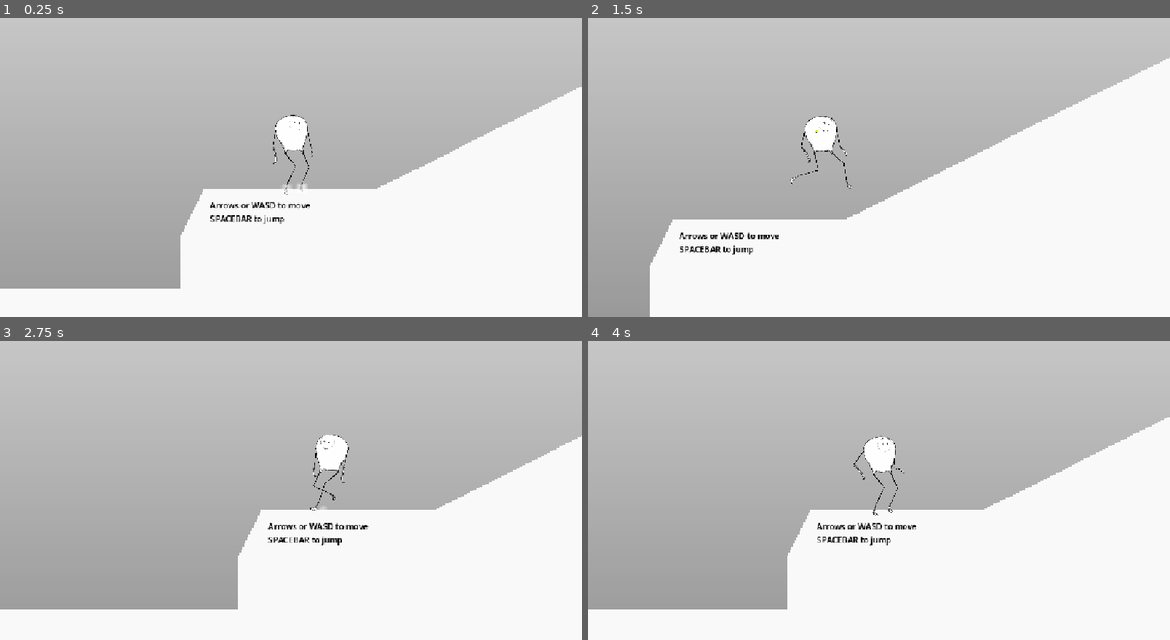
Above: before the commit, frames 1-4 (two rows, left to right).
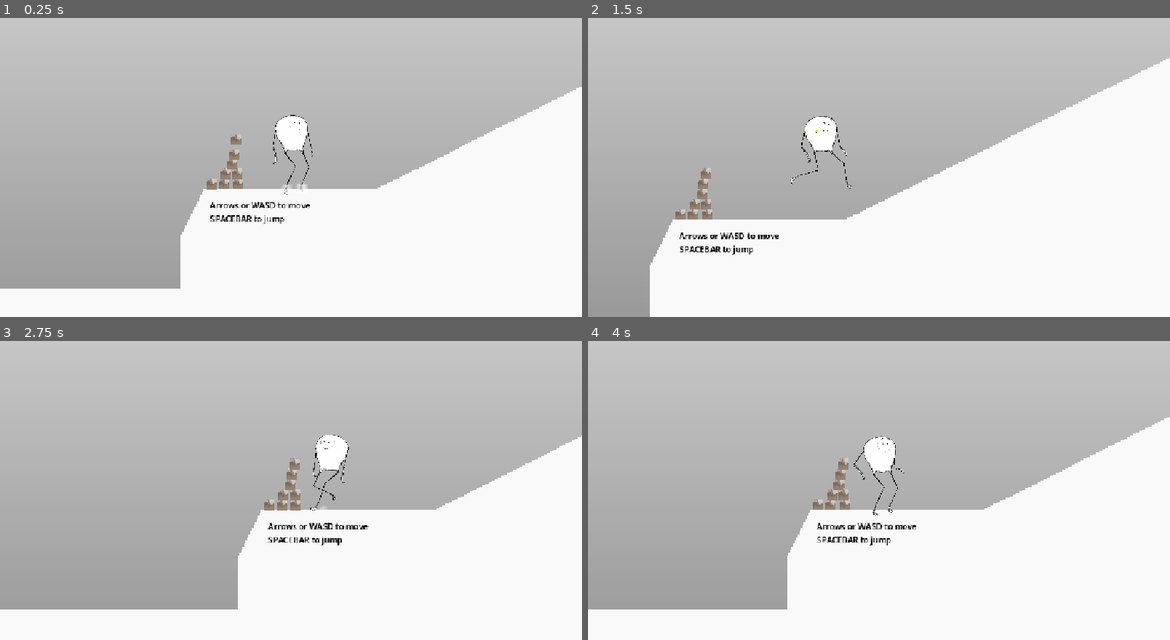
Above: after the commit, the same moments.

Repository: markguinn/wheel-of-worlds
Game: Godot game, scene res://stages/world0/world_0.tscn
Two runs of this game, one before a commit and one after it. Both use one fixed random seed, a clock stepped at 60 frames per second and the inputs below. This scene is started directly instead of the project's main scene.
Inputs (mouse positions are in pixels of both pictures, inside the frame that each line leads up to):
- Up to frame 1 (0.25 s): no input
- Up to frame 2 (1.5 s): tap Enter (interact) at 0.5 s; move the mouse to (1007, 137) at 0.52 s; hold Right (right) 0.53-1.25 s; hold Enter (interact) 0.53-1.25 s; click (1007, 137) at 0.67 s; tap Space (jump) at 0.77 s; drag from (762, 170) to (849, 218) at 1.27 s
- Up to frame 3 (2.75 s): move the mouse to (349, 403) at 2.02 s; hold Left (left) from 2.03 s (still down); tap 0 at 2.1 s
- Up to frame 4 (4 s): release Left (left) at 2.75 s; drag from (849, 541) to (704, 427) at 2.77 s; move the mouse to (1053, 526) at 3.52 s; hold Right (right) from 3.53 s (still down); tap 8 at 3.6 s; tap Space (jump) at 3.77 s

The runs differ from the first frame. In frame 1, 0.4% of the frame differs, in the area x 35-42%, y 38-58%; in frame 2, 0.4%; in frame 3, 0.4%, in the area x 45-52%, y 39-57%; in frame 4, 0.4%.

Commit message:
debris props (piles of boxes)

Diff:
--- a/actors/player/player.tscn
+++ b/actors/player/player.tscn
@@ -25,6 +25,10 @@
 [ext_resource type="AudioStream" uid="uid://dvs04bomaqwne" path="res://_temp_replace_me_please/sfx-noise-short.wav" id="22_yeioo"]
 [ext_resource type="AudioStream" uid="uid://ds2wv0wraqr8b" path="res://_temp_replace_me_please/sfx-noise-mid.wav" id="23_qct7d"]
 
+[sub_resource type="CapsuleShape2D" id="CapsuleShape2D_nsxbo"]
+radius = 28.0
+height = 192.0
+
 [sub_resource type="CapsuleShape2D" id="CapsuleShape2D_8afob"]
 radius = 18.0
 height = 130.0
@@ -1397,6 +1401,19 @@
 holding_hand = NodePath("Sprite/GuidePoints/ArmL")
 resting_point = NodePath("Sprite/GuidePoints/PlankRestingPoint")
 
+[node name="DebrisOnlyRigidBody" type="RigidBody2D" parent="." unique_id=128385826]
+position = Vector2(-8, 62)
+collision_layer = 32768
+collision_mask = 32768
+can_sleep = false
+freeze = true
+freeze_mode = 1
+
+[node name="DebrisCollider" type="CollisionShape2D" parent="DebrisOnlyRigidBody" unique_id=2115409945]
+position = Vector2(8, -62)
+shape = SubResource("CapsuleShape2D_nsxbo")
+debug_color = Color(0.9137255, 0, 0.7254902, 0)
+
 [node name="NormalCollision" type="CollisionShape2D" parent="." unique_id=120194031]
 shape = SubResource("CapsuleShape2D_8afob")
 
@@ -1502,8 +1519,8 @@
 
 [node name="HandR" type="Bone2D" parent="Sprite/Skeleton2D/Hips/ArmR" unique_id=88591762]
 position = Vector2(0, 32)
-rotation = -0.25659505
-scale = Vector2(0.9999994, 0.9999994)
+rotation = -0.25659508
+scale = Vector2(0.99999934, 0.99999934)
 rest = Transform2D(0.99928516, -0.03780409, 0.03780409, 0.99928516, 0, 32)
 auto_calculate_length_and_angle = false
 length = 32.0
@@ -1513,14 +1530,14 @@
 [node name="ArmL" type="Bone2D" parent="Sprite/Skeleton2D/Hips" unique_id=1793998611]
 position = Vector2(28, -36)
 rotation = -0.16663715
-scale = Vector2(0.9999994, 0.9999994)
+scale = Vector2(0.99999934, 0.99999934)
 rest = Transform2D(0.9953148, -0.09668779, 0.09668779, 0.9953148, 28, -36)
 metadata/_local_pose_override_enabled_ = true
 
 [node name="HandL" type="Bone2D" parent="Sprite/Skeleton2D/Hips/ArmL" unique_id=1933907137]
 position = Vector2(1.399125, 37.310078)
-rotation = 0.13705108
-scale = Vector2(0.9999994, 0.9999994)
+rotation = 0.13705109
+scale = Vector2(0.99999934, 0.99999934)
 rest = Transform2D(0.998, 0.064, -0.064, 0.998, 4, 36)
 auto_calculate_length_and_angle = false
 length = 21.0
@@ -1646,7 +1663,7 @@
 
 [node name="Head" type="Sprite2D" parent="Sprite/Parts" unique_id=857872474]
 position = Vector2(9.998785, -62.99238)
-rotation = -0.051273502
+rotation = -0.051273547
 scale = Vector2(0.2998488, 0.2998488)
 texture = ExtResource("5_bop6h")
 
@@ -1727,7 +1744,7 @@
 [node name="DizzyParticles" type="GPUParticles2D" parent="Sprite/VFX" unique_id=806147118]
 unique_name_in_owner = true
 position = Vector2(9.998785, -62.99238)
-rotation = -1.4998968
+rotation = -1.4998969
 scale = Vector2(0.99973387, 0.99973387)
 emitting = false
 amount = 6
--- /dev/null
+++ b/props/debris/pile_of_boxes.tscn
@@ -0,0 +1,29 @@
+[gd_scene format=3 uid="uid://ca6l7rdg7ytm5"]
+
+[ext_resource type="PackedScene" uid="uid://cef70aw2g8uqh" path="res://props/debris/small_box.tscn" id="1_wm1qe"]
+
+[node name="pile-of-boxes" type="Node2D" unique_id=1432650709]
+
+[node name="small-box" parent="." unique_id=1304767674 instance=ExtResource("1_wm1qe")]
+position = Vector2(14, -15)
+
+[node name="small-box2" parent="." unique_id=2106266242 instance=ExtResource("1_wm1qe")]
+position = Vector2(13, -39)
+
+[node name="small-box3" parent="." unique_id=1924811303 instance=ExtResource("1_wm1qe")]
+position = Vector2(-13, -14)
+
+[node name="small-box4" parent="." unique_id=762518529 instance=ExtResource("1_wm1qe")]
+position = Vector2(-10, -38)
+
+[node name="small-box5" parent="." unique_id=2117119048 instance=ExtResource("1_wm1qe")]
+position = Vector2(-38, -23)
+
+[node name="small-box6" parent="." unique_id=556898035 instance=ExtResource("1_wm1qe")]
+position = Vector2(3, -64)
+
+[node name="small-box8" parent="." unique_id=1046814864 instance=ExtResource("1_wm1qe")]
+position = Vector2(6, -90)
+
+[node name="small-box9" parent="." unique_id=110480589 instance=ExtResource("1_wm1qe")]
+position = Vector2(11, -119)
--- /dev/null
+++ b/props/debris/small_box.tscn
@@ -0,0 +1,24 @@
+[gd_scene format=3 uid="uid://cef70aw2g8uqh"]
+
+[ext_resource type="Texture2D" uid="uid://b0oyicutf51a4" path="res://_references/sketching-2025-12-28.png" id="1_lo8qe"]
+[ext_resource type="Script" uid="uid://d1d8irkuomsw0" path="res://common/moveable_rigid_body.gd" id="2_u770p"]
+
+[sub_resource type="RectangleShape2D" id="RectangleShape2D_gmqho"]
+
+[node name="small-box" type="RigidBody2D" unique_id=1304767674]
+collision_layer = 32769
+collision_mask = 32769
+mass = 0.1
+script = ExtResource("2_u770p")
+metadata/_custom_type_script = "uid://d1d8irkuomsw0"
+
+[node name="CollisionShape2D" type="CollisionShape2D" parent="." unique_id=1499600613]
+shape = SubResource("RectangleShape2D_gmqho")
+debug_color = Color(0.90588236, 0, 0.74509805, 0)
+
+[node name="Sprite2D" type="Sprite2D" parent="." unique_id=1779003481]
+position = Vector2(-4.172325e-07, 0)
+scale = Vector2(0.13333334, 0.3448276)
+texture = ExtResource("1_lo8qe")
+region_enabled = true
+region_rect = Rect2(367.275, 773.5, 150, 60)
--- a/stages/world0/world_0.tscn
+++ b/stages/world0/world_0.tscn
@@ -12,6 +12,7 @@
 [ext_resource type="PackedScene" uid="uid://dn6gswqjkyx14" path="res://props/stone/square_stone.tscn" id="7_boxlk"]
 [ext_resource type="Script" uid="uid://bbb2phdibbqcc" path="res://common/kill_zone.gd" id="8_p7lwt"]
 [ext_resource type="PackedScene" uid="uid://n0yb8g02gr8b" path="res://actors/fish_monster/fish_monster.tscn" id="10_xakyt"]
+[ext_resource type="PackedScene" uid="uid://ca6l7rdg7ytm5" path="res://props/debris/pile_of_boxes.tscn" id="14_nmsql"]
 
 [sub_resource type="Gradient" id="Gradient_83wlx"]
 colors = PackedColorArray(0.7919991, 0.79199916, 0.7919991, 1, 0.5951543, 0.5951542, 0.5951543, 1)
@@ -185,3 +186,9 @@
 offset_right = 5773.0
 offset_bottom = 545.0
 text = "You made it!"
+
+[node name="pile-of-boxes" parent="." unique_id=1432650709 instance=ExtResource("14_nmsql")]
+position = Vector2(-190, 571)
+
+[node name="pile-of-boxes2" parent="." unique_id=457957057 instance=ExtResource("14_nmsql")]
+position = Vector2(928, 203)
